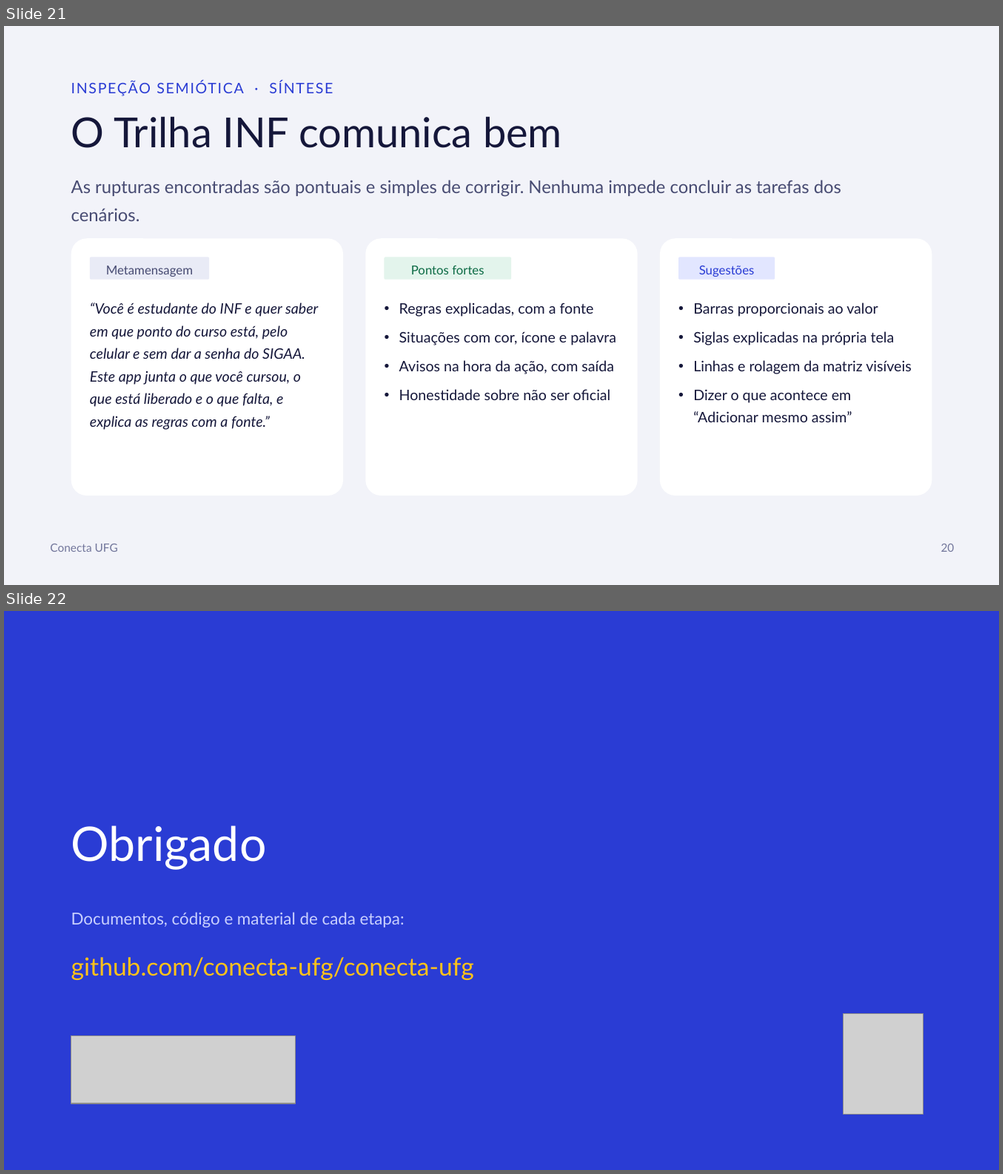
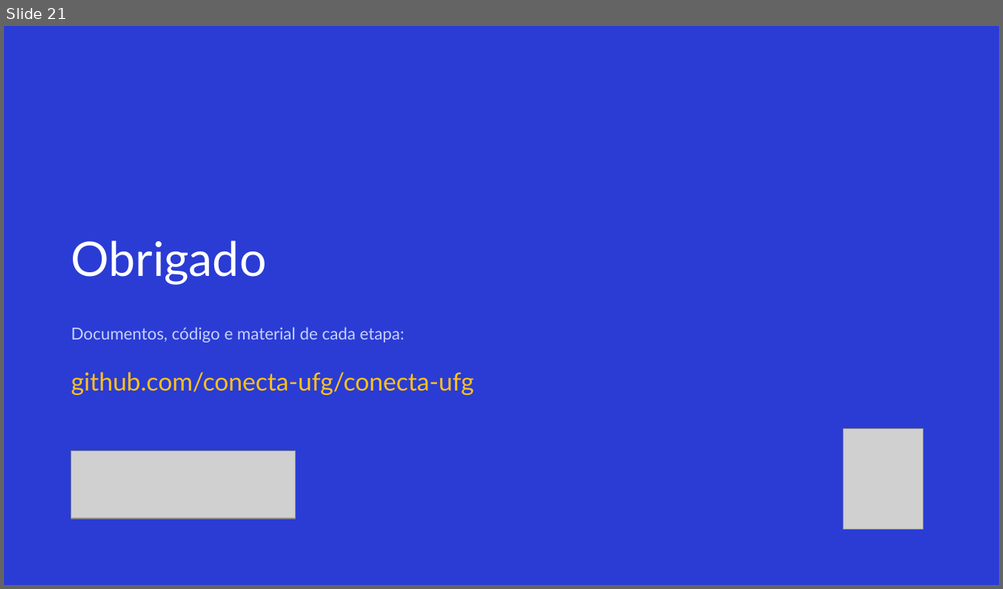
Before and after one commit to conecta-ufg/conecta-ufg, a slide deck: 05-Apresentacao/Apresentacao_Conecta_UFG.pptx. Shown one above the other, each under a label of ours: slides 21 and 22 before the commit, slide 21 after it. The pictures are 1003x1174 and 1003x589 pixels, drawn with LibreOffice and Linux fonts; fonts in the diff are those of the drawing; grey boxes stand for pictures. Boxes give left, top, right and bottom in pixels: in the first picture for what was removed or moved away, otherwise in the second. Text is boxed around its words. In the diff, an @@ line names an element or a change of style, - is before the commit and + after.

```diff
--- a/05-Apresentacao/Apresentacao_Conecta_UFG.pptx
+++ b/05-Apresentacao/Apresentacao_Conecta_UFG.pptx
@@ slide 21 removed at bbox=[4, 26, 999, 585], background #FFFFFF @@
@@ rectangle removed at bbox=[4, 26, 999, 585] @@
@@ text removed at bbox=[71, 81, 333, 96] @@
-INSPEÇÃO SEMIÓTICA · SÍNTESE
@@ text removed at bbox=[71, 116, 562, 148] @@
-O Trilha INF comunica bem
@@ text removed at bbox=[71, 180, 841, 221] @@
-As rupturas encontradas são pontuais e simples de corrigir. Nenhuma impede concluir as tarefas dos cenários.
@@ rounded rectangle removed at bbox=[71, 238, 343, 496] @@
@@ rounded rectangle removed at bbox=[365, 238, 637, 496] @@
@@ rounded rectangle removed at bbox=[660, 238, 931, 496] @@
@@ rounded rectangle removed at bbox=[90, 258, 209, 280] @@
@@ text removed at bbox=[106, 266, 193, 277] @@
-Metamensagem
@@ rounded rectangle removed at bbox=[384, 258, 511, 280] @@
@@ text removed at bbox=[411, 266, 484, 275] @@
-Pontos fortes
@@ rounded rectangle removed at bbox=[678, 258, 775, 280] @@
@@ text removed at bbox=[699, 266, 754, 277] @@
-Sugestões
@@ text removed at bbox=[90, 303, 318, 430] @@
-“Você é estudante do INF e quer saber em que ponto do curso está, pelo celular e sem dar a senha do SIGAA. Este app junta o que você cursou, o que está liberado e o que falta, e explica as regras com a fonte.”
@@ text removed at bbox=[399, 303, 616, 400] @@
-• Regras explicadas, com a fonte
-• Situações com cor, ícone e palavra
-• Avisos na hora da ação, com saída
-• Honestidade sobre não ser oficial
@@ text removed at bbox=[693, 303, 910, 423] @@
-• Barras proporcionais ao valor
-• Siglas explicadas na própria tela
-• Linhas e rolagem da matriz visíveis
-• Dizer o que acontece em “Adicionar mesmo assim”
@@ text removed at bbox=[50, 544, 118, 552] @@
-Conecta UFG
@@ text removed at bbox=[941, 544, 954, 552] @@
-20
@@ what was slide 22 is now slide 21 @@
```
Also in this commit, not shown: 5 slides changed, 2 slides added, 2 other slides removed, 5 other files.
